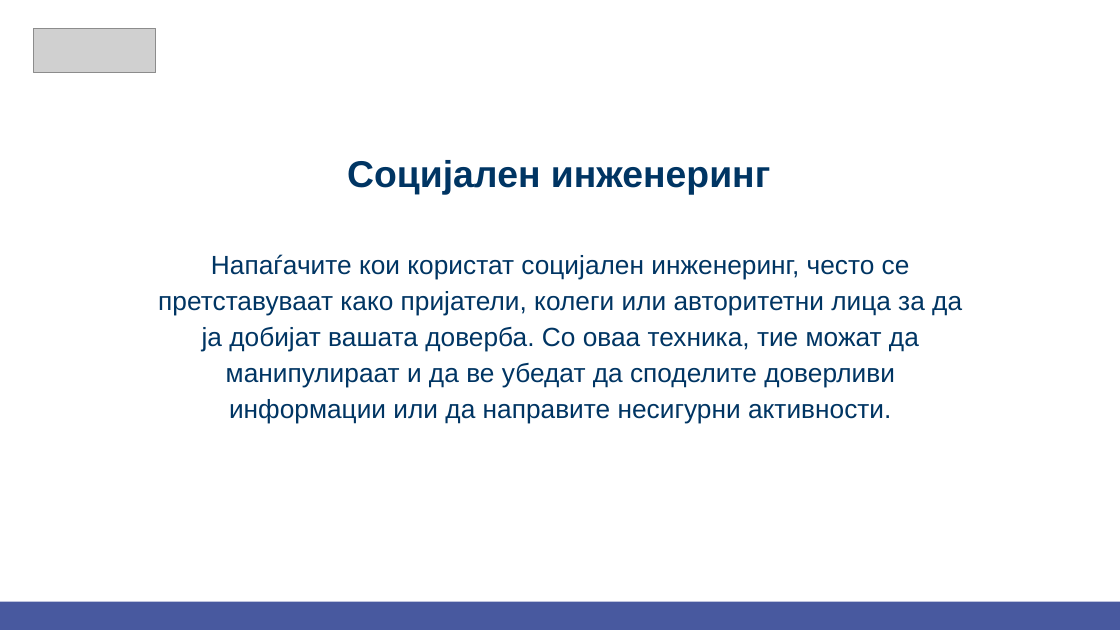
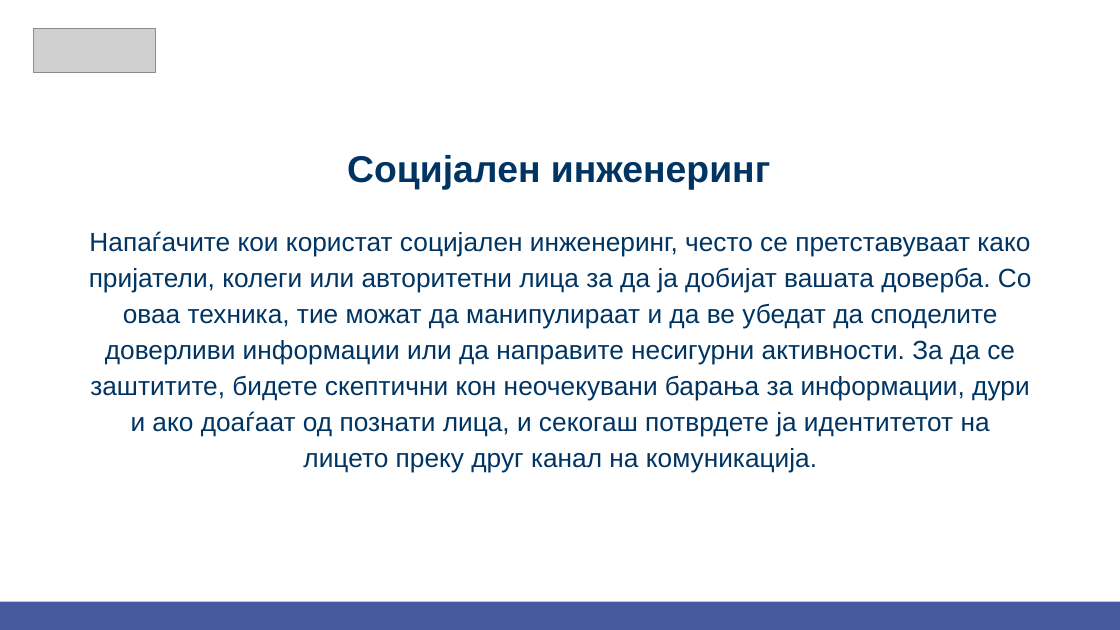
Before and after one commit to Berat02xz/FINKI-Academic-Journey, a slide deck: slide 10 of TP - Team Project/MKSafeNet Presentations/MKSafeNet_YoungAdultsPresentation.pptx (slide 9 before the commit). Drawn at 1120x630 pixels with LibreOffice and Linux fonts; fonts in the diff are those of the drawing; grey boxes stand for pictures. Boxes give left, top, right and bottom in pixels: in the first picture for what was removed or moved away, otherwise in the second. Text is boxed around its words. In the diff, an @@ line names an element or a change of style, - is before the commit and + after.

```diff
--- a/TP - Team Project/MKSafeNet Presentations/MKSafeNet_YoungAdultsPresentation.pptx
+++ b/TP - Team Project/MKSafeNet Presentations/MKSafeNet_YoungAdultsPresentation.pptx
@@ text "Социјален инженеринг": place and size @@
-text "Социјален инженеринг" at <box>347,160,770,195</box>
+text "Социјален инженеринг" at <box>347,155,770,189</box>
@@ text at <box>89,231,1032,473</box>: text changed @@
-Напаѓачите кои користат социјален инженеринг, често се претставуваат како пријатели, колеги или авторитетни лица за да ја добијат вашата доверба. Со оваа техника, тие можат да манипулираат и да ве убедат да споделите доверливи информации или да направите несигурни активности.
+Напаѓачите кои користат социјален инженеринг, често се претставуваат како пријатели, колеги или авторитетни лица за да ја добијат вашата доверба. Со оваа техника, тие можат да манипулираат и да ве убедат да споделите доверливи информации или да направите несигурни активности. За да се заштитите, бидете скептични кон неочекувани барања за информации, дури и ако доаѓаат од познати лица, и секогаш потврдете ја идентитетот на лицето преку друг канал на комуникација.
```
Also in this commit, not shown: 9 other slides changed, 8 slides added, 2 other files.
